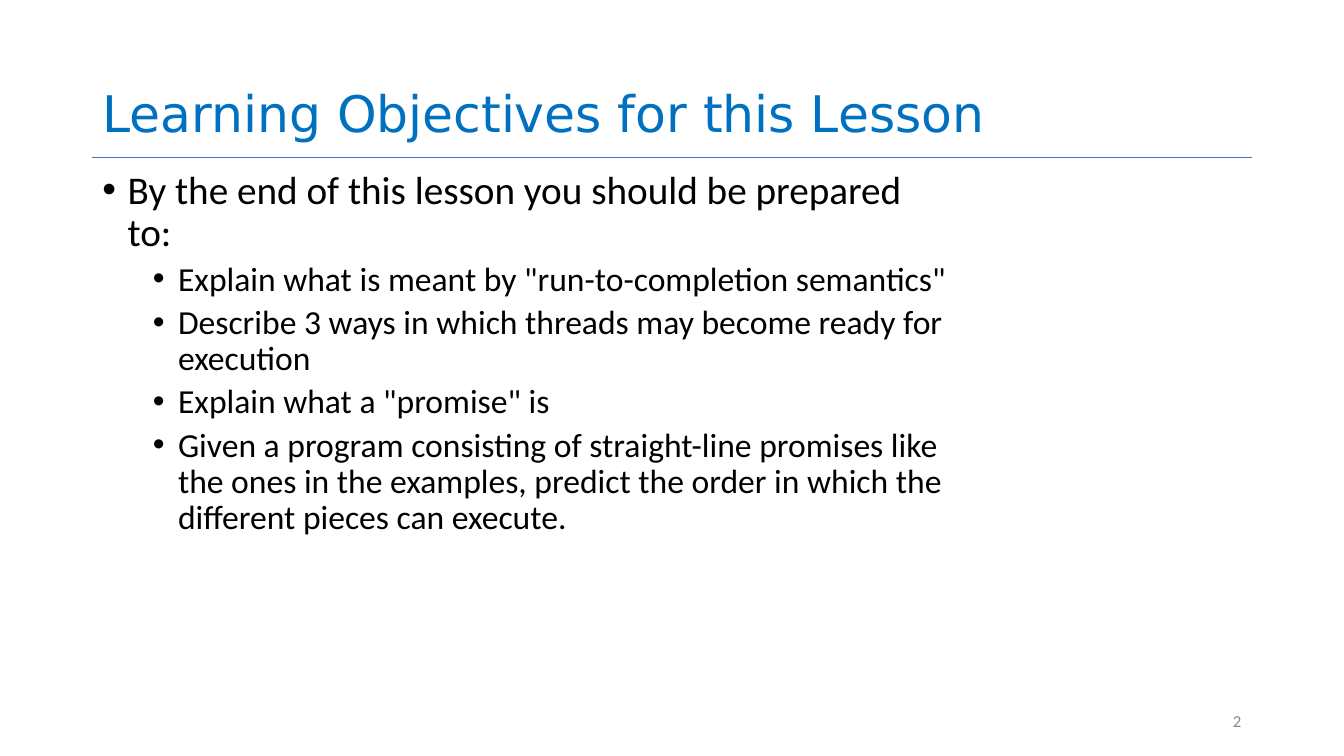
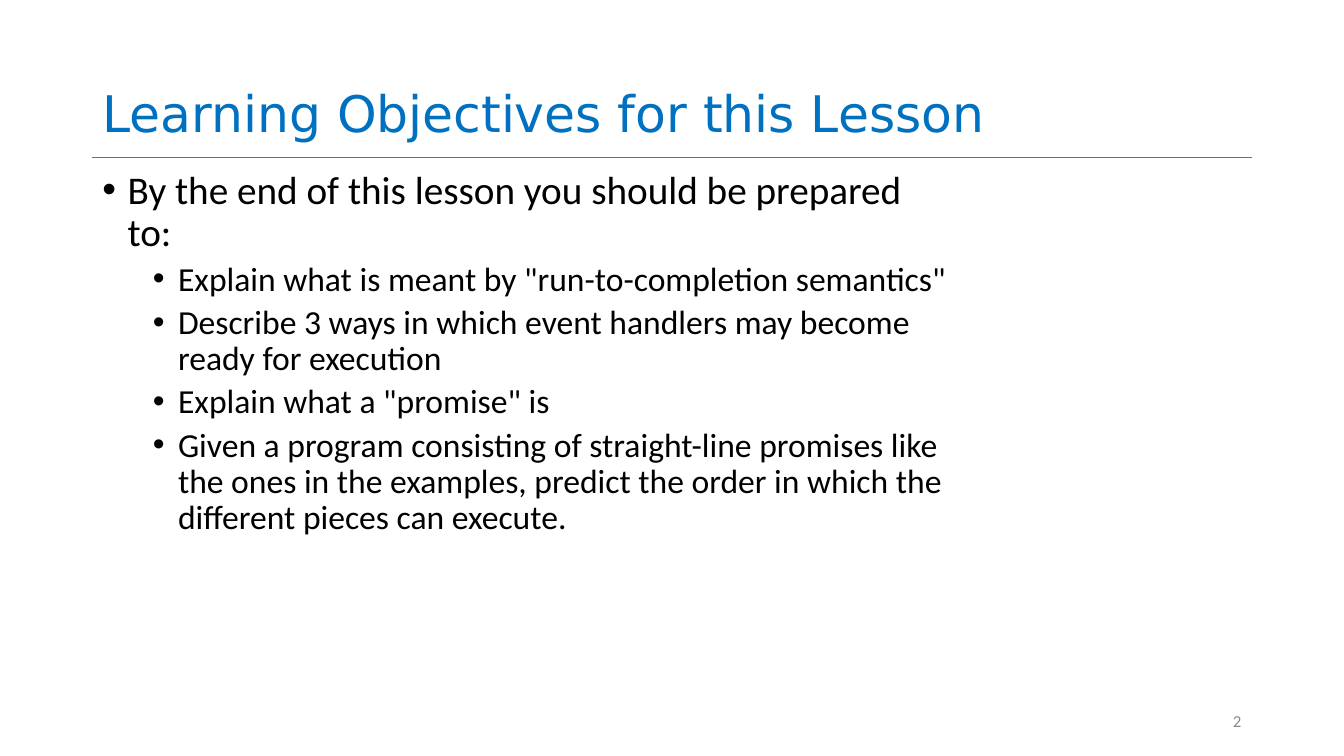
Before and after one commit to neu-se/CS4530-CS5500-Spring-2021, a slide deck: slide 2 of Slides/Lesson 4.1 The JavaScript Thread Model.pptx. Drawn at 1344x756 pixels with LibreOffice and Linux fonts; fonts in the diff are those of the drawing. Boxes give left, top, right and bottom in pixels: in the first picture for what was removed or moved away, otherwise in the second. Text is boxed around its words. In the diff, an @@ line names an element or a change of style, - is before the commit and + after.

```diff
--- a/Slides/Lesson 4.1 The JavaScript Thread Model.pptx
+++ b/Slides/Lesson 4.1 The JavaScript Thread Model.pptx
@@ text at [178,310,910,376]: text changed @@
-  • Describe 3 ways in which threads may become ready for execution
+  • Describe 3 ways in which event handlers may become ready for execution
```
Also in this commit, not shown: 10 other slides changed, 9 slides added, 10 slides removed.
